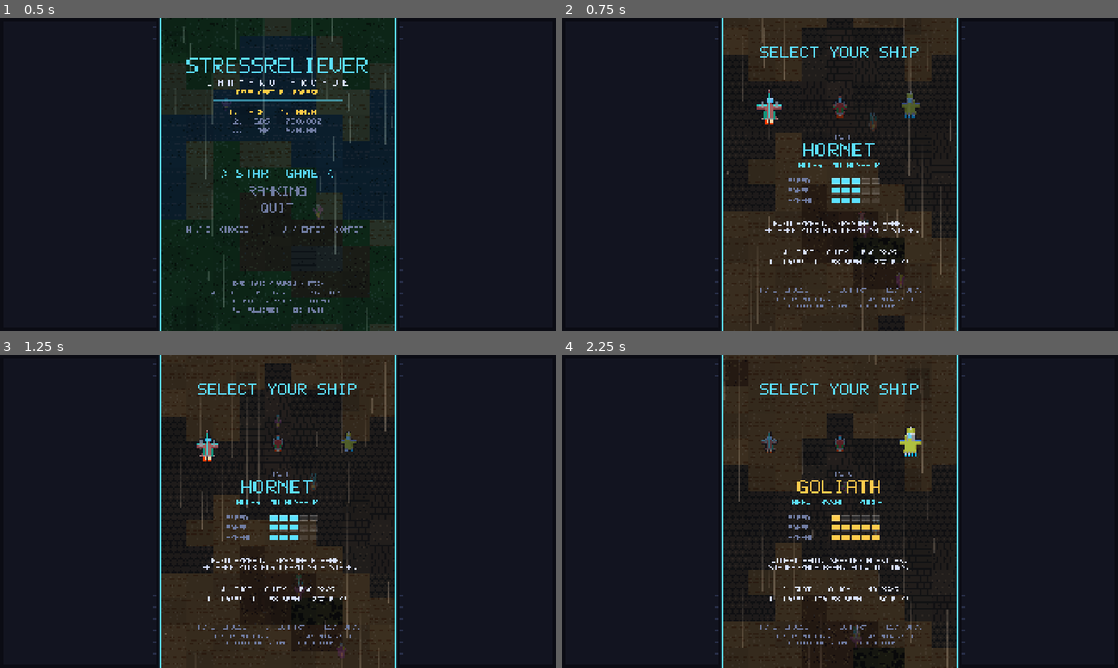
Above: before the commit, frames 1-4 (two rows, left to right).
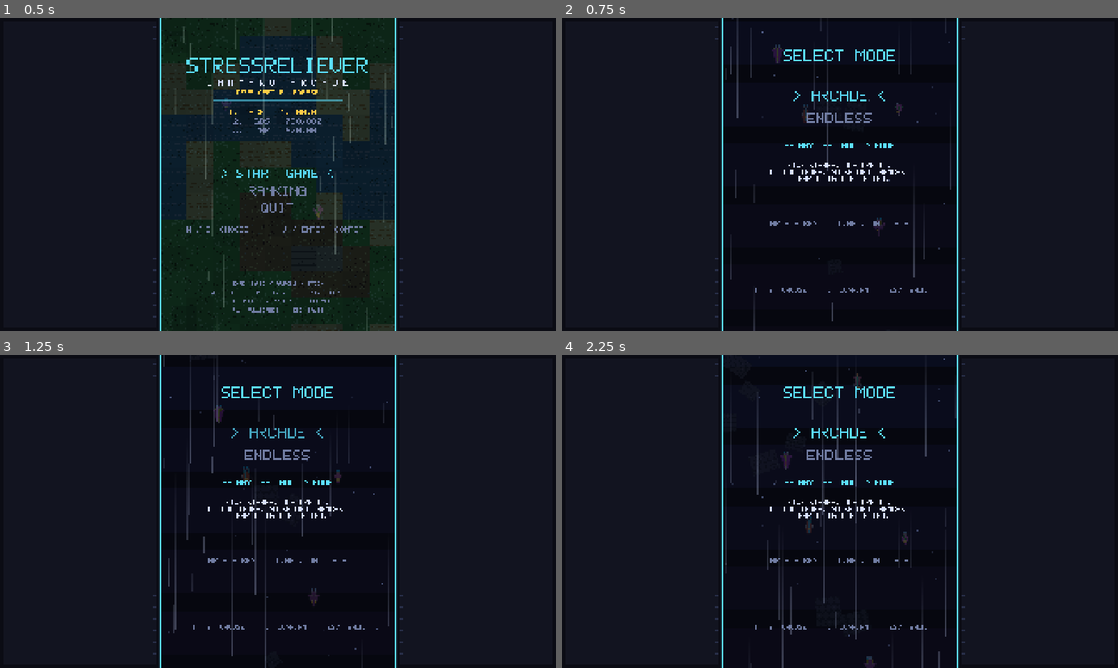
Above: after the commit, the same moments.

Repository: eddieedease/gdshmup
Game: Godot game, scene res://scenes/main.tscn
Two runs of this game, one before a commit and one after it. Both use one fixed random seed, a clock stepped at 60 frames per second and the inputs below.
Inputs (mouse positions are in pixels of both pictures, inside the frame that each line leads up to):
- Up to frame 1 (0.5 s): no input
- Up to frame 2 (0.75 s): tap Enter (p_start) at 0.5, 0.6 s; move the mouse to (812, 237) at 0.52 s; hold W (p_up) from 0.53 s (still down); click (812, 237) at 0.67 s
- Up to frame 3 (1.25 s): keep holding W (p_up)
- Up to frame 4 (2.25 s): release W (p_up) at 1.25 s; drag from (1006, 558) to (812, 574) at 1.27 s; move the mouse to (673, 464) at 2.02 s; hold A (p_left) from 2.03 s (still down); hold K (p_laser) from 2.03 s (still down)

Frame 1 is identical in both runs. In frame 2, 27% of the frame differs, in the area x 29-71%, y 0-100%; in frame 3, 27%; in frame 4, 27%.

Commit message:
Add Arcade and Endless modes with separate leaderboards
- New mode-select screen between the title and ship select. Arcade is the
  authored five-stage run on one credit; Endless loops the stages forever,
  scaling difficulty x1.35 per lap, and lets you continue.
- Continues are arcade-style: a ten-second countdown, and taking one resets
  your score to zero and drops you back to base power. Continues buy depth,
  not points. The leaderboard records the best score reached on any single
  credit (best_score), so a continue can never inflate a placing.
- Each mode keeps its own ranking table, since they are not comparable
  achievements. The high-score screen shows which board is on display and
  switches with A/D; the endless board reports loop and stage instead of
  ALL CLEAR. Saves migrate: an existing single table becomes the arcade one.
- HUD shows the loop number beside the stage while looping.

Diff:
--- a/scripts/autoload/gs.gd
+++ b/scripts/autoload/gs.gd
@@ -10,18 +10,28 @@
 ## Seeded so a fresh install still has something to beat, the way a cabinet
 ## ships with factory scores.
 const DEFAULT_TABLE := [
-	{"name": "ACE", "score": 1_000_000, "stage": 2, "ship": 0, "cleared": true},
-	{"name": "GDS", "score": 780_000, "stage": 2, "ship": 1, "cleared": false},
-	{"name": "ZAP", "score": 620_000, "stage": 2, "ship": 2, "cleared": false},
-	{"name": "NEO", "score": 480_000, "stage": 1, "ship": 0, "cleared": false},
-	{"name": "VIC", "score": 350_000, "stage": 1, "ship": 1, "cleared": false},
-	{"name": "RAY", "score": 240_000, "stage": 1, "ship": 2, "cleared": false},
-	{"name": "SHM", "score": 150_000, "stage": 0, "ship": 0, "cleared": false},
-	{"name": "CAV", "score": 80_000, "stage": 0, "ship": 1, "cleared": false},
+	{"name": "ACE", "score": 1_000_000, "stage": 2, "ship": 0, "cleared": true, "loop": 0},
+	{"name": "GDS", "score": 780_000, "stage": 2, "ship": 1, "cleared": false, "loop": 0},
+	{"name": "ZAP", "score": 620_000, "stage": 2, "ship": 2, "cleared": false, "loop": 0},
+	{"name": "NEO", "score": 480_000, "stage": 1, "ship": 0, "cleared": false, "loop": 0},
+	{"name": "VIC", "score": 350_000, "stage": 1, "ship": 1, "cleared": false, "loop": 0},
+	{"name": "RAY", "score": 240_000, "stage": 1, "ship": 2, "cleared": false, "loop": 0},
+	{"name": "SHM", "score": 150_000, "stage": 0, "ship": 0, "cleared": false, "loop": 0},
+	{"name": "CAV", "score": 80_000, "stage": 0, "ship": 1, "cleared": false, "loop": 0},
 ]
 
-## Ranking table, always sorted descending and capped at TABLE_SIZE.
-var scores: Array = []
+## Play modes. Arcade is the authored five-stage run on one credit; Endless
+## loops those stages forever and lets you continue, at the cost of your score.
+## Each keeps its own ranking table - they are not comparable achievements.
+enum Mode { ARCADE, ENDLESS }
+
+const MODE_KEYS := ["arcade", "endless"]
+const MODE_NAMES := ["ARCADE", "ENDLESS"]
+
+var mode: int = Mode.ARCADE
+
+## mode key -> ranking table, each sorted descending and capped at TABLE_SIZE.
+var tables: Dictionary = {}
 ## Mirrors scores[0] so the HUD and title can read it directly.
 var hi_score: int = 1_000_000
 var ship_index: int = 0
@@ -37,6 +47,8 @@
 var last_run_stage: int = 0
 var last_run_cleared: bool = false
 var last_run_ship: int = 0
+## Endless only: how many times the stage list was looped.
+var last_run_loop: int = 0
 ## Rank just earned, or -1 when the run did not place.
 var last_run_rank: int = -1
 
@@ -52,7 +64,8 @@
 func _ready() -> void:
 	process_mode = Node.PROCESS_MODE_ALWAYS
 	_build_input_map()
-	scores = DEFAULT_TABLE.duplicate(true)
+	for key in MODE_KEYS:
+		tables[key] = DEFAULT_TABLE.duplicate(true)
 	_load()
 	for arg in OS.get_cmdline_user_args() + OS.get_cmdline_args():
 		if arg.begins_with("--shot="):
@@ -92,21 +105,42 @@
 		get_viewport().set_input_as_handled()
 
 
-## True when `score` is good enough to earn a place in the table.
+func mode_key(m: int = -1) -> String:
+	return MODE_KEYS[clampi(m if m >= 0 else mode, 0, MODE_KEYS.size() - 1)]
+
+
+func mode_name(m: int = -1) -> String:
+	return MODE_NAMES[clampi(m if m >= 0 else mode, 0, MODE_NAMES.size() - 1)]
+
+
+## The ranking table for a mode (defaults to the current one).
+func table(m: int = -1) -> Array:
+	return tables[mode_key(m)]
+
+
+## Kept for the HUD and title, which only ever care about the active mode.
+var scores: Array:
+	get:
+		return table()
+
+
+## True when `score` is good enough to earn a place in the current table.
 func qualifies(score: int) -> bool:
 	if score <= 0:
 		return false
-	return scores.size() < TABLE_SIZE or score > int(scores[-1].score)
+	var t := table()
+	return t.size() < TABLE_SIZE or score > int(t[-1].score)
 
 
 ## The rank `score` would take. Used to show "2ND PLACE" during initials entry,
 ## before the entry actually exists.
 ## A tie ranks *below* the existing entry, so the earlier run keeps its spot.
 func provisional_rank(score: int) -> int:
-	for i in scores.size():
-		if score > int(scores[i].score):
+	var t := table()
+	for i in t.size():
+		if score > int(t[i].score):
 			return i
-	return scores.size()
+	return t.size()
 
 
 ## Inserts a run and returns its rank (0-based), or -1 if it did not place.
@@ -118,23 +152,33 @@
 	var entry := {
 		"name": clean if clean != "" else "AAA",
 		"score": score, "stage": stage, "ship": ship, "cleared": cleared,
+		"loop": last_run_loop,
 	}
+	var t := table()
 	var rank := provisional_rank(score)
-	scores.insert(rank, entry)
-	if scores.size() > TABLE_SIZE:
-		scores.resize(TABLE_SIZE)
+	t.insert(rank, entry)
+	if t.size() > TABLE_SIZE:
+		t.resize(TABLE_SIZE)
 	_sync_hi()
 	_save()
 	return rank
 
 
+## Switching modes re-points hi_score at that mode's table.
+func set_mode(m: int) -> void:
+	mode = clampi(m, 0, MODE_KEYS.size() - 1)
+	_sync_hi()
+	_save()
+
+
 ## Persists settings changed from the pause menu.
 func save_settings() -> void:
 	_save()
 
 
 func _sync_hi() -> void:
-	hi_score = int(scores[0].score) if not scores.is_empty() else 0
+	var t := table()
+	hi_score = int(t[0].score) if not t.is_empty() else 0
 
 
 # --- Persistence -------------------------------------------------------------
@@ -144,7 +188,7 @@
 	if f == null:
 		return
 	f.store_string(JSON.stringify({
-		"scores": scores, "ship": ship_index,
+		"tables": tables, "ship": ship_index, "mode": mode,
 		"music": music_volume, "sfx": sfx_volume,
 	}))
 	f.close()
@@ -162,28 +206,45 @@
 		ship_index = clampi(int(data.get("ship", 0)), 0, 2)
 		music_volume = clampf(float(data.get("music", music_volume)), 0.0, 1.0)
 		sfx_volume = clampf(float(data.get("sfx", sfx_volume)), 0.0, 1.0)
-		var raw: Variant = data.get("scores", null)
-		if raw is Array and not raw.is_empty():
-			scores = []
-			for e in raw:
-				if e is Dictionary and e.has("score"):
-					scores.append({
-						"name": String(e.get("name", "AAA")),
-						"score": int(e.get("score", 0)),
-						"stage": int(e.get("stage", 0)),
-						"ship": int(e.get("ship", 0)),
-						"cleared": bool(e.get("cleared", false)),
-					})
-			scores.sort_custom(func(a, b): return a.score > b.score)
-			if scores.size() > TABLE_SIZE:
-				scores.resize(TABLE_SIZE)
+		mode = clampi(int(data.get("mode", Mode.ARCADE)), 0, MODE_KEYS.size() - 1)
+
+		var raw_tables: Variant = data.get("tables", null)
+		if raw_tables is Dictionary:
+			for key in MODE_KEYS:
+				if raw_tables.has(key):
+					tables[key] = _parse_table(raw_tables[key])
+		elif data.get("scores", null) is Array:
+			# Migrate a single-table save: it was all arcade play.
+			tables["arcade"] = _parse_table(data.scores)
 		elif data.has("hi_score"):
-			# Migrate a save from before the ranking table existed.
+			# Migrate from before the ranking table existed at all.
 			var old := int(data.hi_score)
-			if old > int(scores[0].score):
-				scores[0] = {"name": "YOU", "score": old, "stage": 0,
-					"ship": 0, "cleared": false}
+			if old > int(tables["arcade"][0].score):
+				tables["arcade"][0] = {"name": "YOU", "score": old, "stage": 0,
+					"ship": 0, "cleared": false, "loop": 0}
 	_sync_hi()
+
+
+func _parse_table(raw: Variant) -> Array:
+	var out: Array = []
+	if not (raw is Array):
+		return DEFAULT_TABLE.duplicate(true)
+	for e in raw:
+		if e is Dictionary and e.has("score"):
+			out.append({
+				"name": String(e.get("name", "AAA")),
+				"score": int(e.get("score", 0)),
+				"stage": int(e.get("stage", 0)),
+				"ship": int(e.get("ship", 0)),
+				"cleared": bool(e.get("cleared", false)),
+				"loop": int(e.get("loop", 0)),
+			})
+	if out.is_empty():
+		return DEFAULT_TABLE.duplicate(true)
+	out.sort_custom(func(a, b): return a.score > b.score)
+	if out.size() > TABLE_SIZE:
+		out.resize(TABLE_SIZE)
+	return out
 
 
 # --- Input map ---------------------------------------------------------------
--- a/scripts/game.gd
+++ b/scripts/game.gd
@@ -27,6 +27,11 @@
 var chain := 0
 var chain_time := 0.0
 var stage := 0
+## Endless only: how many times the stage list has been completed.
+var loop := 0
+## Endless only: best score reached on any single credit this run. Continues
+## wipe `score`, so this is what the leaderboard actually cares about.
+var best_score := 0
 var over := false
 var cleared := false
 var lives_left := 2
@@ -236,27 +241,49 @@
 	process_mode = Node.PROCESS_MODE_DISABLED
 
 
+## Endless multiplies every stage's difficulty again on each lap, so lap three
+## of stage one is meaningfully harder than the first time you saw it.
+func _loop_difficulty(base: Dictionary) -> Dictionary:
+	if loop <= 0:
+		return base
+	var f := pow(1.35, loop)
+	return {
+		"hp": float(base.hp) * f,
+		"fire_rate": float(base.fire_rate) * pow(1.12, loop),
+		"speed": float(base.speed) * pow(1.06, loop),
+	}
+
+
 func _run_stages() -> void:
-	while stage < LevelDefs.count() and not over:
-		var meta := LevelDefs.meta(stage)
+	var endless: bool = GS.mode == GS.Mode.ENDLESS
+	while not over:
+		var idx := stage % LevelDefs.count()
+		var meta := LevelDefs.meta(idx)
 		_terrain.set_stage(int(meta.terrain), 1000 + stage * 977)
 		for d in [_dust, _dust_near]:
 			d.speed = _terrain.speed * 1.7
 			d.tint = _terrain.stage_tint().lightened(0.45)
-		AU.play_music("level%d" % (stage + 1))
-		_director.difficulty = meta.difficulty
-		_hud.set_stage(stage, LevelDefs.count(), String(meta.name))
+		AU.play_music("level%d" % (idx + 1))
+		_director.difficulty = _loop_difficulty(meta.difficulty)
+		_hud.set_stage(idx, LevelDefs.count(), String(meta.name), loop)
 
 		if GS.boss_rush:
-			await _director.boss(BossDefs.get_boss(stage))
+			await _director.boss(BossDefs.get_boss(idx))
 		else:
-			var script: RefCounted = LevelDefs.script_for(stage)
+			var script: RefCounted = LevelDefs.script_for(idx)
 			await script.run(_director)
 		if over:
 			return
 
 		await _stage_clear()
 		stage += 1
+
+		if stage % LevelDefs.count() == 0:
+			if not endless:
+				break
+			loop += 1
+			_hud.banner("LOOP %d" % (loop + 1), "THE PRESSURE RISES", 3.0)
+			await get_tree().create_timer(3.2, false).timeout
 
 	if not over:
 		_all_clear()
@@ -304,6 +331,8 @@
 func _game_over() -> void:
 	if over:
 		return
+	if GS.mode == GS.Mode.ENDLESS and await _offer_continue():
+		return
 	over = true
 	_director.stop()
 	AU.stop_music(1.2)
@@ -313,6 +342,44 @@
 	_finish()
 
 
+## Arcade-style continue: the run keeps its progress but the score goes back to
+## zero, so continues buy depth rather than points.
+func _offer_continue() -> bool:
+	_ebm.clear_all(false)
+	AU.set_drone(false)
+	get_tree().paused = true
+
+	var left := 10.0
+	var taken := false
+	while left > 0.0:
+		_hud.set_message("CONTINUE?",
+			"%d      PRESS START" % maxi(ceili(left), 0))
+		if Input.is_action_just_pressed("p_start"):
+			taken = true
+			break
+		if Input.is_action_just_pressed("p_back"):
+			break
+		await get_tree().process_frame
+		left -= get_process_delta_time()
+
+	get_tree().paused = false
+	_hud.set_message("")
+	if not taken:
+		return false
+
+	best_score = maxi(best_score, score)
+	score = 0
+	chain = 0
+	chain_time = 0.0
+	lives_left = 2
+	_next_extend = 0
+	_absorbed = 0
+	_player.revive()
+	AU.play("menu_select")
+	_hud.banner("CONTINUE", "SCORE RESET", 2.4)
+	return true
+
+
 func _finish() -> void:
 	_dilate_token += 1
 	Engine.time_scale = 1.0
@@ -320,10 +387,11 @@
 	while not Input.is_action_just_pressed("p_start") \
 			and not Input.is_action_just_pressed("p_back"):
 		await get_tree().process_frame
-	GS.last_run_score = score
-	GS.last_run_stage = stage
+	GS.last_run_score = maxi(best_score, score)
+	GS.last_run_stage = stage % LevelDefs.count()
 	GS.last_run_cleared = cleared
 	GS.last_run_ship = _player.ship_index
+	GS.last_run_loop = loop
 	finished.emit(cleared)
 
 
@@ -509,6 +577,7 @@
 
 func _add_score(n: int) -> void:
 	score += n
+	best_score = maxi(best_score, score)
 	while _next_extend < Cfg.EXTEND_SCORES.size() \
 			and score >= Cfg.EXTEND_SCORES[_next_extend]:
 		_next_extend += 1
@@ -645,10 +714,11 @@
 	AU.set_drone(false)
 	over = true
 	_director.stop()
-	GS.last_run_score = score
-	GS.last_run_stage = stage
+	GS.last_run_score = maxi(best_score, score)
+	GS.last_run_stage = stage % LevelDefs.count()
 	GS.last_run_cleared = false
 	GS.last_run_ship = _player.ship_index
+	GS.last_run_loop = loop
 	finished.emit(false)
 
 
--- a/scripts/main.gd
+++ b/scripts/main.gd
@@ -19,6 +19,8 @@
 			_show_game()
 		"select":
 			_show_select()
+		"mode":
+			_show_mode()
 		"ranking":
 			_show_ranking(2, false)
 		"name":
@@ -31,7 +33,8 @@
 
 
 ## Dev switches, passed after `--`:
-##   --screen=title|select|game|ranking|name   start on a given screen
+##   --screen=title|mode|select|game|ranking|name   start on a given screen
+##   --endless                    play the endless mode
 ##   --stage=N                    begin at stage N (1-3)
 ##   --ship=N                     preselect ship N (1-3)
 ##   --boss                       boss rush: skip the waves in every stage
@@ -48,6 +51,8 @@
 				ShipDefs.count() - 1)
 		elif arg == "--boss":
 			GS.boss_rush = true
+		elif arg == "--endless":
+			GS.mode = GS.Mode.ENDLESS
 		elif arg == "--demo":
 			_demo = true
 		elif arg.begins_with("--pause-at="):
@@ -71,16 +76,23 @@
 	get_tree().paused = false
 	AU.play_music("title")
 	var t := TitleScreen.new()
-	t.start_pressed.connect(_show_select)
+	t.start_pressed.connect(_show_mode)
 	t.ranking_pressed.connect(func(): _show_ranking(-1, false))
 	t.quit_pressed.connect(func(): get_tree().quit())
 	_swap(t)
 
 
+func _show_mode() -> void:
+	var m := ModeSelect.new()
+	m.confirmed.connect(func(_i): _show_select())
+	m.cancelled.connect(_show_title)
+	_swap(m)
+
+
 func _show_select() -> void:
 	var s := ShipSelect.new()
 	s.confirmed.connect(func(_i): _show_game())
-	s.cancelled.connect(_show_title)
+	s.cancelled.connect(_show_mode)
 	_swap(s)
 
 
--- a/scripts/player/player.gd
+++ b/scripts/player/player.gd
@@ -499,6 +499,25 @@
 	life_lost.emit()
 
 
+## Full reset for an Endless continue: back to a fresh ship at base power.
+func revive() -> void:
+	state = State.ALIVE
+	_sprite.visible = true
+	visible = true
+	set_process(true)
+	position = Vector2(Cfg.FIELD_W * 0.5, Cfg.FIELD_H - 170.0)
+	invuln = INVULN_TIME
+	bombs = 3
+	power = 1
+	power_chips = 0
+	hyper_time = 0.0
+	hyper_charge = 0.0
+	_refresh_beams()
+	for o in _options:
+		o.position = position
+	fx.shockwave(position, 260.0, colour, 0.6, 9.0)
+
+
 func _begin_respawn() -> void:
 	state = State.RESPAWNING
 	_sprite.visible = true
--- a/scripts/ui/hud.gd
+++ b/scripts/ui/hud.gd
@@ -242,8 +242,10 @@
 		Cfg.UI_ACCENT.lerp(Cfg.UI_GOLD, hot))
 
 
-func set_stage(index: int, total: int, name: String) -> void:
+func set_stage(index: int, total: int, name: String, loop: int = 0) -> void:
 	_l_stage.text = "%d / %d" % [index + 1, total]
+	if loop > 0:
+		_l_stage.text += "  L%d" % (loop + 1)
 	_l_stage_name.text = name
 
 
--- /dev/null
+++ b/scripts/ui/mode_select.gd
@@ -0,0 +1,110 @@
+class_name ModeSelect
+extends Cabinet
+## Pick a play mode. Each mode keeps its own ranking table, so the choice is
+## also a choice of which leaderboard you are competing on.
+
+signal confirmed(mode: int)
+signal cancelled()
+
+const ENTRIES := [
+	{
+		"name": "ARCADE",
+		"tag": "THE WAY THAT GOD INTENDED",
+		"lines": [
+			"FIVE STAGES. ONE CREDIT.",
+			"NO CONTINUES, NO SECOND CHANCES.",
+			"CLEAR IT OR DIE TRYING.",
+		],
+		"col": Cfg.UI_ACCENT,
+	},
+	{
+		"name": "ENDLESS",
+		"tag": "HOW DEEP CAN YOU GET",
+		"lines": [
+			"THE STAGES LOOP FOREVER,",
+			"HARDER EVERY TIME AROUND.",
+			"CONTINUE AS OFTEN AS YOU LIKE -",
+			"BUT EVERY CONTINUE RESETS YOUR SCORE.",
+		],
+		"col": Color(1.0, 0.55, 0.85),
+	},
+]
+
+var _sel := 0
+var _titles: Array[Label] = []
+var _tag: Label
+var _body: Label
+var _best: Label
+var _anim := 0.0
+var _ready_input := 0.3
+
+
+func _ready() -> void:
+	build(3)
+	_sel = GS.mode
+
+	label("SELECT MODE", 110.0, 48, Cfg.UI_ACCENT)
+
+	for i in ENTRIES.size():
+		_titles.append(label(String(ENTRIES[i].name), 250.0 + i * 76.0, 44,
+			Cfg.UI_TEXT))
+
+	_tag = label("", 430.0, 22, Cfg.UI_GOLD)
+	_body = label("", 500.0, 20, Cfg.UI_TEXT)
+	_body.autowrap_mode = TextServer.AUTOWRAP_OFF
+	_body.size = Vector2(Cfg.FIELD_W, 200.0)
+	_best = label("", 700.0, 22, Cfg.UI_DIM)
+
+	label("W / S  CHOOSE     J  CONFIRM     ESC  BACK",
+		Cfg.FIELD_H - 150.0, 19, Cfg.UI_DIM)
+	_refresh()
+
+
+func _process(dt: float) -> void:
+	super._process(dt)
+	_anim += dt
+	var k := 0.7 + 0.3 * absf(sin(_anim * 4.5))
+	for i in _titles.size():
+		_titles[i].modulate.a = k if i == _sel else 1.0
+
+	if _ready_input > 0.0:
+		_ready_input -= dt
+		return
+
+	if Input.is_action_just_pressed("p_up") or Input.is_action_just_pressed("ui_up"):
+		_sel = posmod(_sel - 1, ENTRIES.size())
+		AU.play("menu_move")
+		_refresh()
+	if Input.is_action_just_pressed("p_down") or Input.is_action_just_pressed("ui_down"):
+		_sel = posmod(_sel + 1, ENTRIES.size())
+		AU.play("menu_move")
+		_refresh()
+	if Input.is_action_just_pressed("p_start"):
+		AU.play("menu_select")
+		GS.set_mode(_sel)
+		confirmed.emit(_sel)
+	elif Input.is_action_just_pressed("p_back"):
+		cancelled.emit()
+
+
+func _refresh() -> void:
+	var e: Dictionary = ENTRIES[_sel]
+	for i in _titles.size():
+		var on := i == _sel
+		_titles[i].text = ("> %s <" % ENTRIES[i].name) if on \
+			else String(ENTRIES[i].name)
+		_titles[i].add_theme_color_override("font_color",
+			ENTRIES[i].col if on else Cfg.UI_DIM)
+		_titles[i].modulate.a = 1.0
+
+	_tag.text = String(e.tag)
+	_tag.add_theme_color_override("font_color", e.col)
+	_body.text = "\n".join(PackedStringArray(e.lines))
+
+	# Show what you are shooting at on this mode's board.
+	var t: Array = GS.table(_sel)
+	if t.is_empty():
+		_best.text = ""
+	else:
+		_best.text = "%s BEST   %s   %s" % [String(e.name),
+			Cfg.fmt_score(int(t[0].score)), String(t[0].get("name", "---"))]
--- a/scripts/ui/ranking.gd
+++ b/scripts/ui/ranking.gd
@@ -12,6 +12,9 @@
 var auto_advance := true
 
 var _table: Table
+var _mode_label: Label
+## Which board is on screen; starts on the mode just played.
+var _view_mode := 0
 var _anim := 0.0
 var _ready_input := 0.35
 var _countdown := AUTO_ADVANCE
@@ -19,19 +22,36 @@
 
 func _ready() -> void:
 	build(0)
-	label("HIGH SCORES", 120.0, 56, Cfg.UI_ACCENT)
+	_view_mode = GS.mode
+	label("HIGH SCORES", 110.0, 52, Cfg.UI_ACCENT)
+	_mode_label = label("", 176.0, 26, Cfg.UI_GOLD)
 
 	_table = Table.new()
-	_table.rows = GS.scores
+	_table.rows = GS.table(_view_mode)
 	_table.highlight = highlight
-	_table.position = Vector2(40.0, 240.0)
+	_table.position = Vector2(40.0, 250.0)
 	_table.size = Vector2(Cfg.FIELD_W - 80.0, 620.0)
 	content.add_child(_table)
+	_refresh_board()
 
 	label("PRESS START", Cfg.FIELD_H - 190.0, 28, Cfg.UI_TEXT).name = "Prompt"
+	label("A / D  SWITCH BOARD", Cfg.FIELD_H - 106.0, 18, Cfg.UI_DIM)
 	if highlight >= 0:
 		label("YOUR RUN IS RANKED %d" % (highlight + 1),
 			Cfg.FIELD_H - 140.0, 20, Cfg.UI_GOLD)
+
+
+## Repoints the table at a board. The "your run" highlight only applies to the
+## board you actually played on.
+func _refresh_board() -> void:
+	_table.rows = GS.table(_view_mode)
+	_table.highlight = highlight if _view_mode == GS.mode else -1
+	_table.show_loop = _view_mode == GS.Mode.ENDLESS
+	_mode_label.text = "%s BOARD" % GS.mode_name(_view_mode)
+	_mode_label.add_theme_color_override("font_color",
+		Cfg.UI_ACCENT if _view_mode == GS.Mode.ARCADE
+		else Color(1.0, 0.55, 0.85))
+	_table.queue_redraw()
 
 
 func _process(dt: float) -> void:
@@ -52,6 +72,11 @@
 		if _countdown <= 0.0:
 			done.emit()
 			return
+	if Input.is_action_just_pressed("p_left") \
+			or Input.is_action_just_pressed("p_right"):
+		_view_mode = posmod(_view_mode + 1, GS.MODE_KEYS.size())
+		AU.play("menu_move")
+		_refresh_board()
 	if Input.is_action_just_pressed("p_start") \
 			or Input.is_action_just_pressed("p_back"):
 		AU.play("menu_select")
@@ -62,6 +87,7 @@
 	extends Control
 	var rows: Array = []
 	var highlight := -1
+	var show_loop := false
 	var blink := 0.0
 
 	func _init() -> void:
@@ -110,8 +136,14 @@
 			draw_string(f, Vector2(530 - sw, base), score_text,
 				HORIZONTAL_ALIGNMENT_LEFT, -1, 30, col)
 
-			var reached := "ALL CLEAR" if bool(e.get("cleared", false)) \
-				else "STAGE %d" % (int(e.get("stage", 0)) + 1)
+			var reached: String
+			if show_loop:
+				reached = "L%d  STAGE %d" % [int(e.get("loop", 0)) + 1,
+					int(e.get("stage", 0)) + 1]
+			elif bool(e.get("cleared", false)):
+				reached = "ALL CLEAR"
+			else:
+				reached = "STAGE %d" % (int(e.get("stage", 0)) + 1)
 			draw_string(f, Vector2(560, base), reached,
 				HORIZONTAL_ALIGNMENT_LEFT, -1, 22, Cfg.UI_DIM if not is_new else col)
 
Not shown, added: scripts/ui/mode_select.gd.uid
Not shown, changed: README.md
